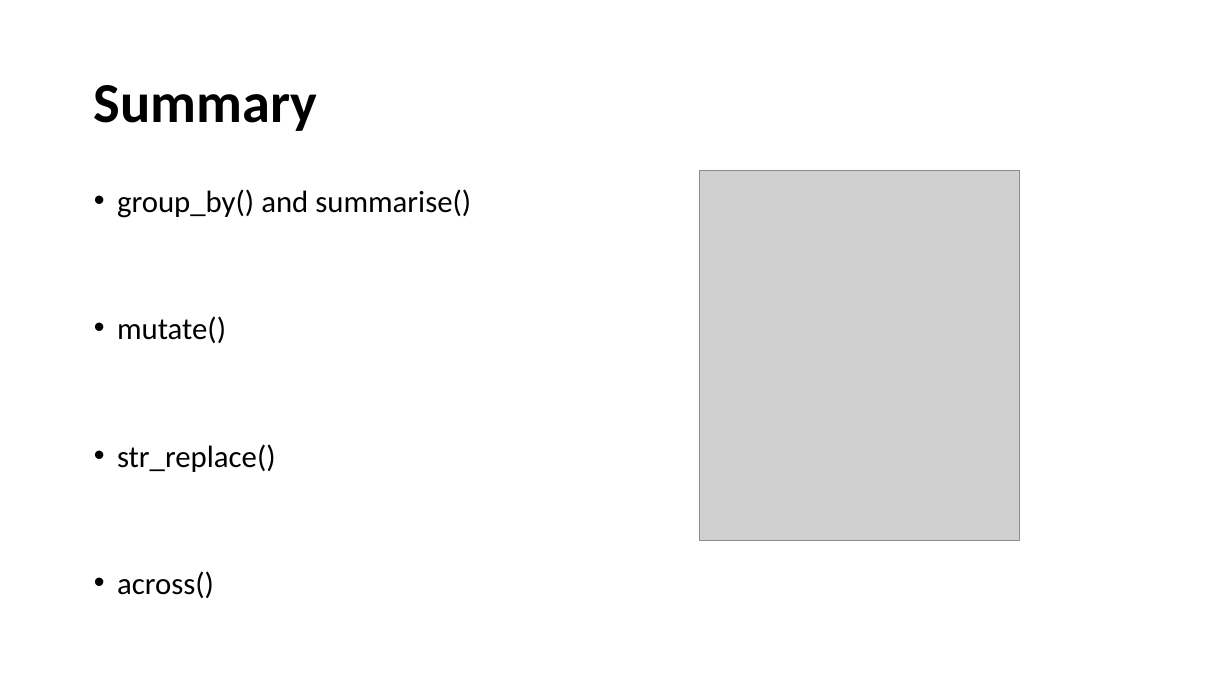
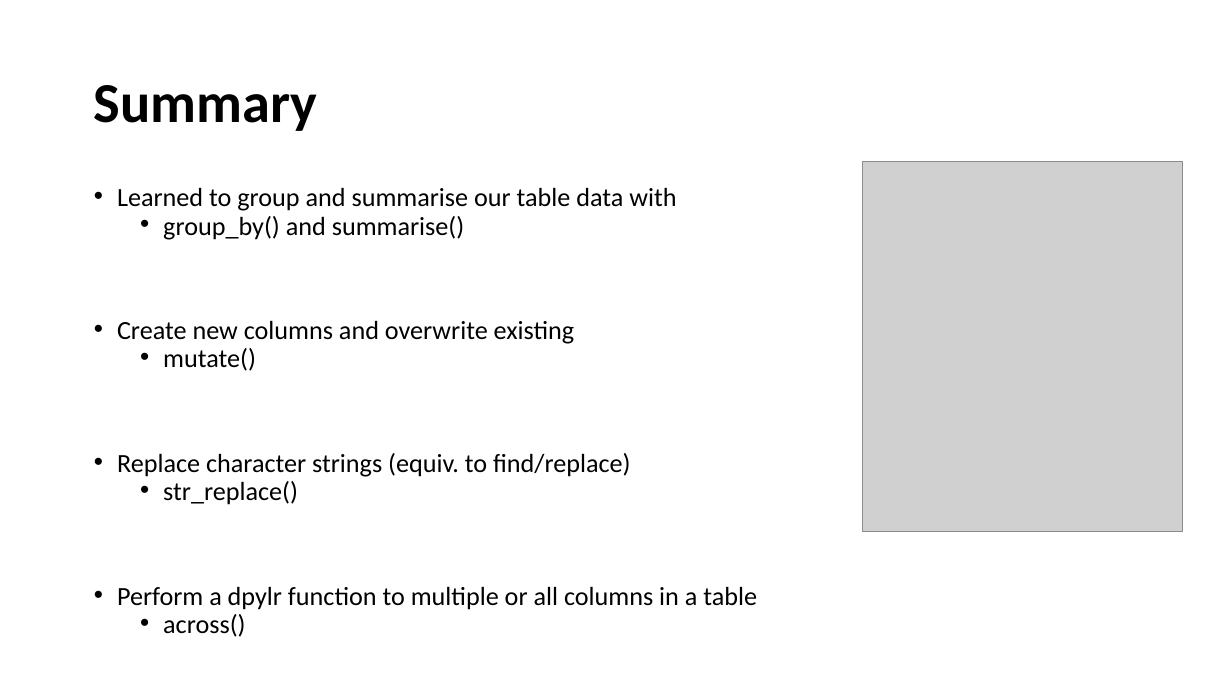
Before and after one commit to EisenRa/2022_Adelaide_Code_Club, a slide deck: slide 40 of Lessons/2022/2022_04_21_Cleaning_table_data/Cleaning_table_data_2.pptx. Drawn at 1232x693 pixels with LibreOffice and Linux fonts; fonts in the diff are those of the drawing; grey boxes stand for pictures. Boxes give left, top, right and bottom in pixels: in the first picture for what was removed or moved away, otherwise in the second. Text is boxed around its words. In the diff, an @@ line names an element or a change of style, - is before the commit and + after.

```diff
--- a/Lessons/2022/2022_04_21_Cleaning_table_data/Cleaning_table_data_2.pptx
+++ b/Lessons/2022/2022_04_21_Cleaning_table_data/Cleaning_table_data_2.pptx
@@ picture: place and size @@
-picture at [700,171,1019,541]
+picture at [862,162,1182,531]
@@ text at [117,187,676,211]: paragraph added @@
+• Learned to group and summarise our table data with
@@ text at [163,216,465,637]: size 24 to 20.4 pt in "group_by() and summarise()", "mutate()", "str_replace()", "across()"; list level 1 to 2 in "group_by() and summarise()"; line spacing 0.8 to 0.7; list level 1 to 2 in "mutate()"; list level 1 to 2 in "str_replace()"; list level 1 to 2 in "across()" @@
@@ text at [117,320,575,344]: paragraph added @@
+• Create new columns and overwrite existing
@@ text at [117,453,631,477]: paragraph added @@
+• Replace character strings (equiv. to find/replace)
@@ text at [117,586,757,610]: paragraph added @@
+• Perform a dpylr function to multiple or all columns in a table
```
Also in this commit, not shown: 4 other slides changed, 2 other files.
